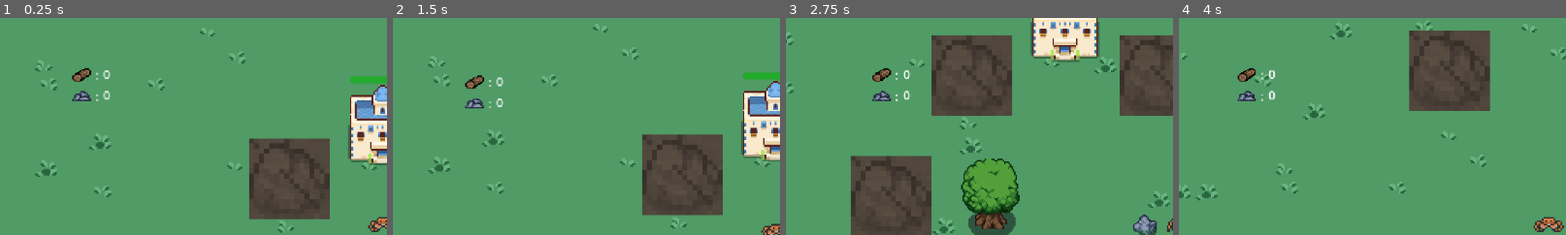
Above: before the commit, frames 1-4 (left to right).
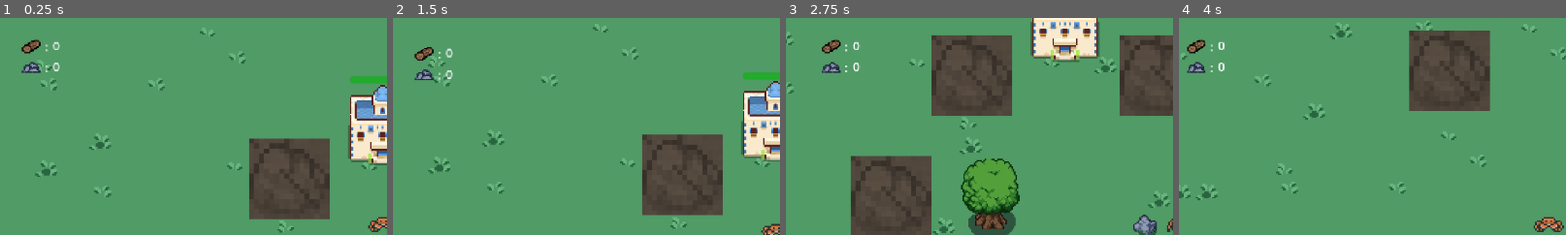
Above: after the commit, the same moments.

Repository: Bodin-IM/godot-game-gruppe-2
Game: Godot game, scene res://scenes/world.tscn
Same seed, same stepped clock (60 frames per second), same inputs: the game is played once before the commit and once after it.
Inputs:
- Up to frame 1 (0.25 s): no input
- Up to frame 2 (1.5 s): tap Enter at 0.5 s; hold Right (right) 0.53-1.28 s; tap Space (attack) at 0.6 s; hold Down (down) from 1.28 s (still down); tap N at 1.35 s
- Up to frame 3 (2.75 s): release Down (down) at 2.03 s; hold Right (right) from 2.03 s (still down); tap Space (attack) at 2.1 s
- Up to frame 4 (4 s): release Right (right) at 2.78 s; hold Up (up) 2.78-3.53 s; tap N at 2.85 s; hold Left (left) from 3.53 s (still down); tap Space (attack) at 3.6 s
The pictures show only the part of the screen within x 1-50%, y 1-51%; the shares and areas given below are measured in that part.

The runs differ from the first frame. In frame 1, 1.1% of the frame differs, in the area x 5-29%, y 9-39%; in frame 2, 1.1%; in frame 3, 1.0%; in frame 4, 1.0%.

Commit message:
gui for byggninger
driver på å fikser problem med progressbaren til byggningene

Diff:
--- a/buildings/scripts/Global_buildings.gd
+++ b/buildings/scripts/Global_buildings.gd
@@ -1,4 +1,5 @@
 extends Node2D
+
 
 var hp = 100
 
--- a/buildings/scripts/main_building.gd
+++ b/buildings/scripts/main_building.gd
@@ -2,8 +2,9 @@
 
 @onready var progressbar = $Area2D/Sprite2D/ProgressBar
 
-var hp = 100
+var hp = GlobalBuildings.hp
 var max_hp = hp
+
 
 func _ready():
 	progressbar.max_value = max_hp
@@ -19,8 +20,3 @@
 
 	if (hp < 30):
 		progressbar.modulate = "#de0000"
-
-
-func on_hit():
-	if (hp < 1):
-		queue_free()
--- a/buildings/scripts/resource_storage_stone.gd
+++ b/buildings/scripts/resource_storage_stone.gd
@@ -19,8 +19,3 @@
 
 	if (hp < 15):
 		progressbar.modulate = "#de0000"
-
-
-func on_hit():
-	if (hp < 1):
-		queue_free()
--- a/buildings/scripts/resource_storage_wood.gd
+++ b/buildings/scripts/resource_storage_wood.gd
@@ -19,8 +19,3 @@
 
 	if (hp < 15):
 		progressbar.modulate = "#de0000"
-
-
-func on_hit():
-	if (hp < 1):
-		queue_free()
--- a/buildings/scripts/ridder_krabber_hytte.gd
+++ b/buildings/scripts/ridder_krabber_hytte.gd
@@ -20,9 +20,3 @@
 
 	if (hp < 15):
 		progress_bar.modulate = "#de0000"
-
-
-func on_hit():
-
-	if (hp < 1):
-		queue_free()
--- a/project.godot
+++ b/project.godot
@@ -19,6 +19,7 @@
 
 Resources="*res://resources/scripts/resource.gd"
 GlobalWorld="*res://script/global_world.gd"
+GlobalBuildings="*res://buildings/scripts/Global_buildings.gd"
 
 [input]
 
--- a/scenes/player.tscn
+++ b/scenes/player.tscn
@@ -279,10 +279,10 @@
 
 [node name="GridContainer" type="GridContainer" parent="Camera2D/Control"]
 layout_mode = 0
-offset_left = -240.0
-offset_top = -96.0
-offset_right = -160.0
-offset_bottom = -38.0
+offset_left = -270.0
+offset_top = -113.0
+offset_right = -190.0
+offset_bottom = -55.0
 scale = Vector2(0.610382, 0.568615)
 columns = 3
 
